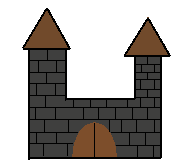
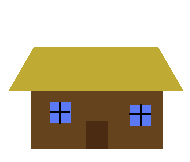
The second 190x162 image is a revision of the first. Changes to its layers:
added layer "Layer 10" above "Layer 9" over (x1=9, y1=47, x2=183, y2=149)
added layer "Layer 9" above "Layer 8" over (x1=31, y1=70, x2=163, y2=149)
hid "Layer 8" over (x1=22, y1=8, x2=171, y2=160)
